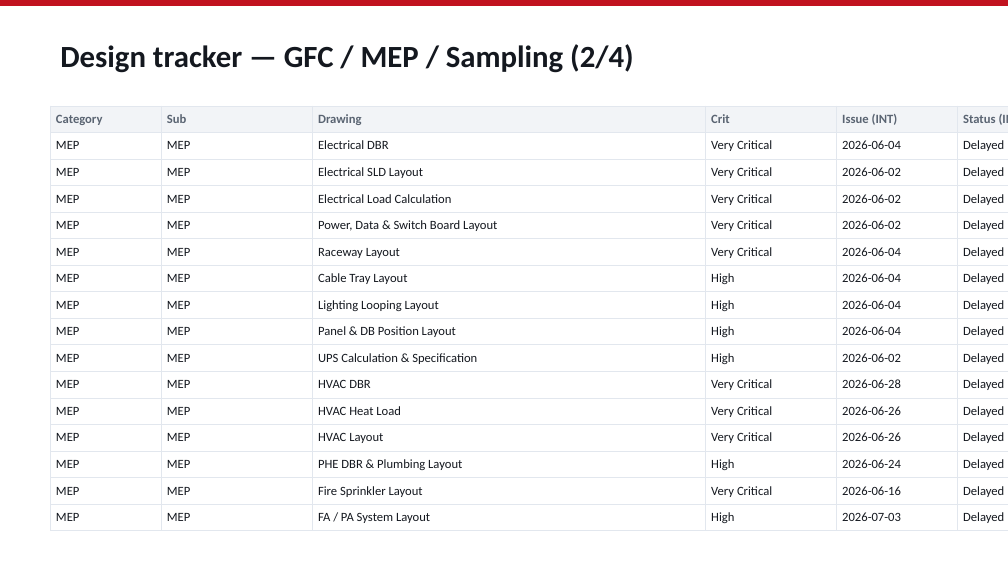
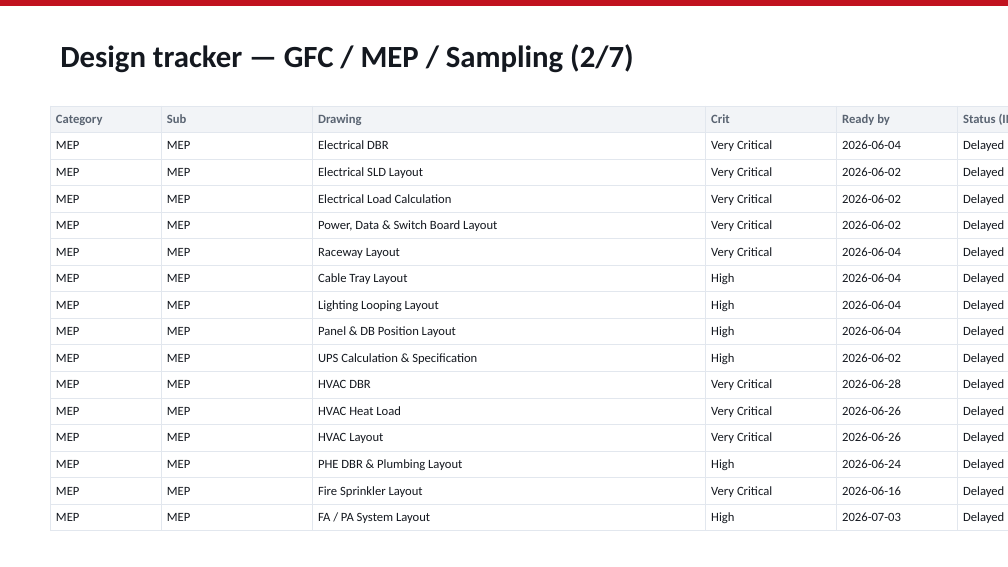
Before and after one commit to aayushdhoot/Planning-Engine, a slide deck: slide 10 of sample-output/skf-pune-internal-deck.pptx. Drawn at 1008x567 pixels with LibreOffice and Linux fonts; fonts in the diff are those of the drawing. Boxes give left, top, right and bottom in pixels: in the first picture for what was removed or moved away, otherwise in the second. Text is boxed around its words. In the diff, an @@ line names an element or a change of style, - is before the commit and + after.

```diff
--- a/sample-output/skf-pune-internal-deck.pptx
+++ b/sample-output/skf-pune-internal-deck.pptx
@@ text at box(60, 44, 634, 73): text changed @@
-Design tracker — GFC / MEP / Sampling (2/4)
+Design tracker — GFC / MEP / Sampling (2/7)
@@ table at box(50, 106, 1008, 527) @@
-row 1, column 5: Issue (INT)
+row 1, column 5: Ready by
-row 1, column 7: Approval
+row 1, column 7: Approval by
```
Also in this commit, not shown: 10 other slides changed, 7 slides added, 32 other files.
